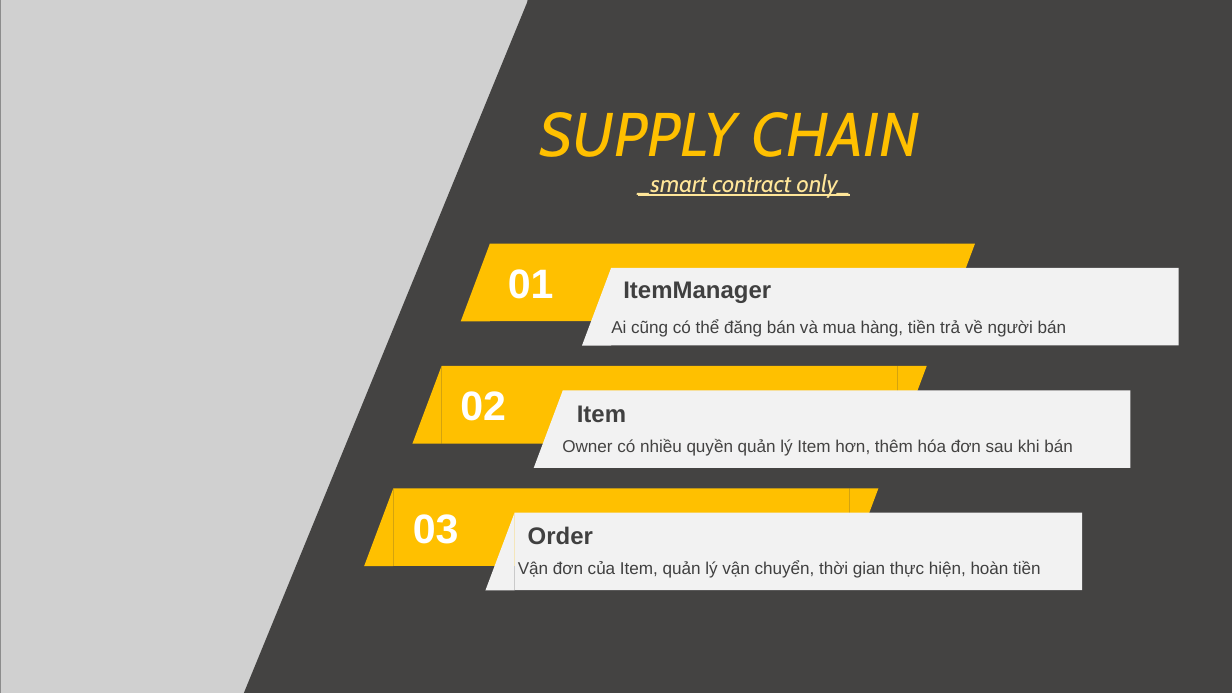
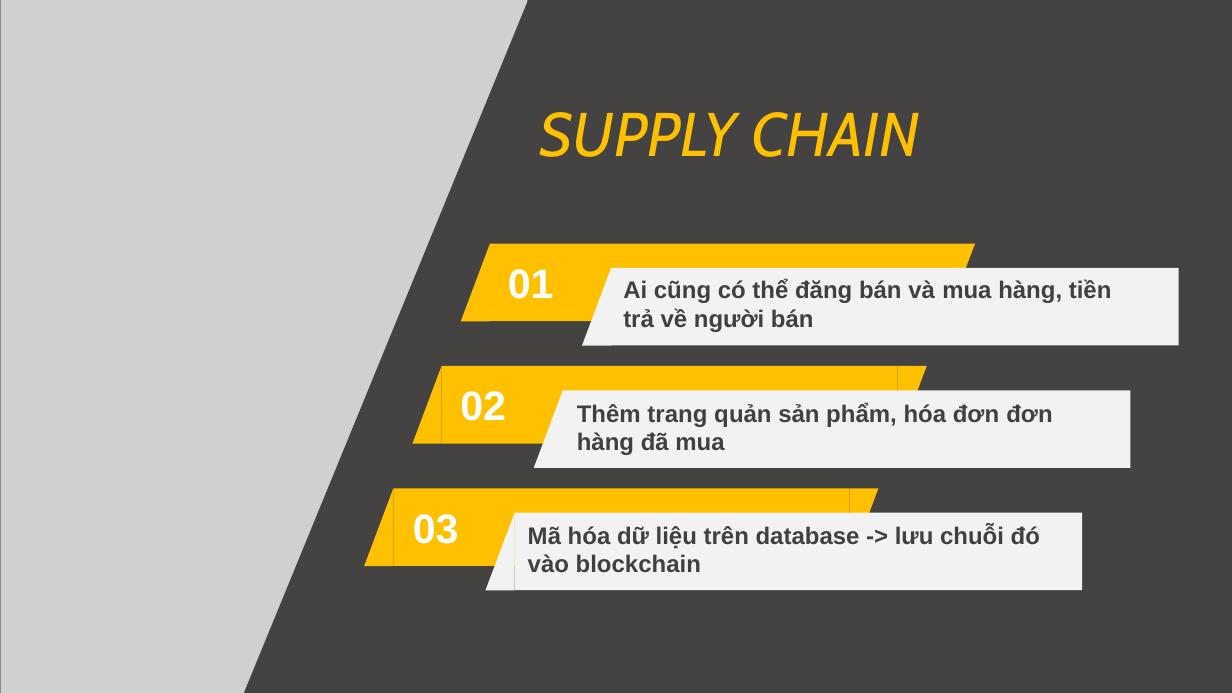
Before and after one commit to tommy725/flutter-nft-marketplace, a slide deck: slide 2 of Blockchain1.pptx. Drawn at 1232x693 pixels with LibreOffice and Linux fonts; fonts in the diff are those of the drawing; grey boxes stand for pictures; background and template pictures are left out. Boxes give left, top, right and bottom in pixels: in the first picture for what was removed or moved away, otherwise in the second. Text is boxed around its words. In the diff, an @@ line names an element or a change of style, - is before the commit and + after.

```diff
--- a/Blockchain1.pptx
+++ b/Blockchain1.pptx
@@ text removed at (638,174,850,198) @@
-_smart contract only_
@@ text "Ai cũng có thể đăng ...": place and size @@
-text "Ai cũng có thể đăng ..." at (611,319,1067,337)
+text "Ai cũng có thể đăng ..." at (623,279,1112,332)
@@ text "Ai cũng có thể đăng ..." at (623,279,1112,332): size 10 to 14 pt, bold on @@
@@ text removed at (623,281,771,303) @@
-ItemManager
@@ text at (577,402,1052,455): text changed @@
-Item
+Thêm trang quản sản phẩm, hóa đơn đơn hàng đã mua
@@ text removed at (562,439,1072,456) @@
-Owner có nhiều quyền quản lý Item hơn, thêm hóa đơn sau khi bán
@@ text at (528,525,1040,572): text changed @@
-Order
+Mã hóa dữ liệu trên database -> lưu chuỗi đó vào blockchain
@@ text removed at (518,560,1041,578) @@
-Vận đơn của Item, quản lý vận chuyển, thời gian thực hiện, hoàn tiền
```
Also in this commit, not shown: 1 other slide changed, 20 other files.
